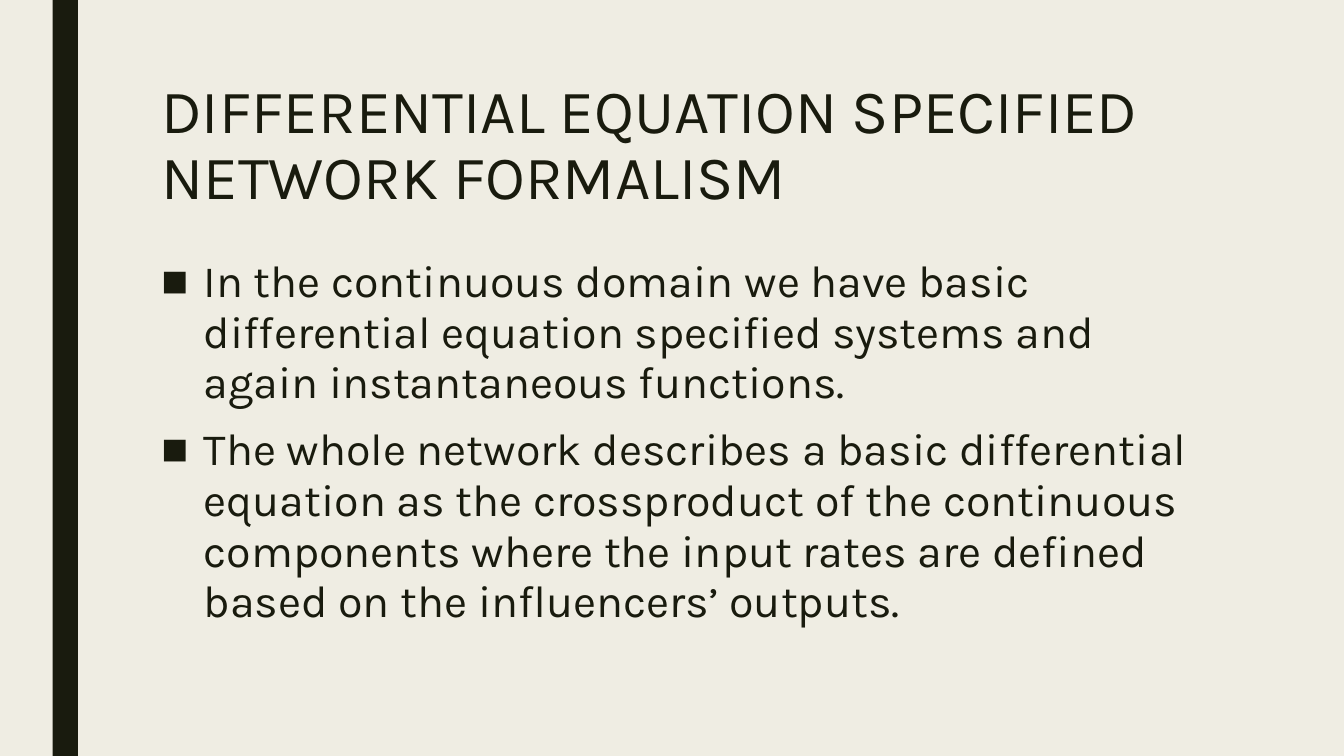
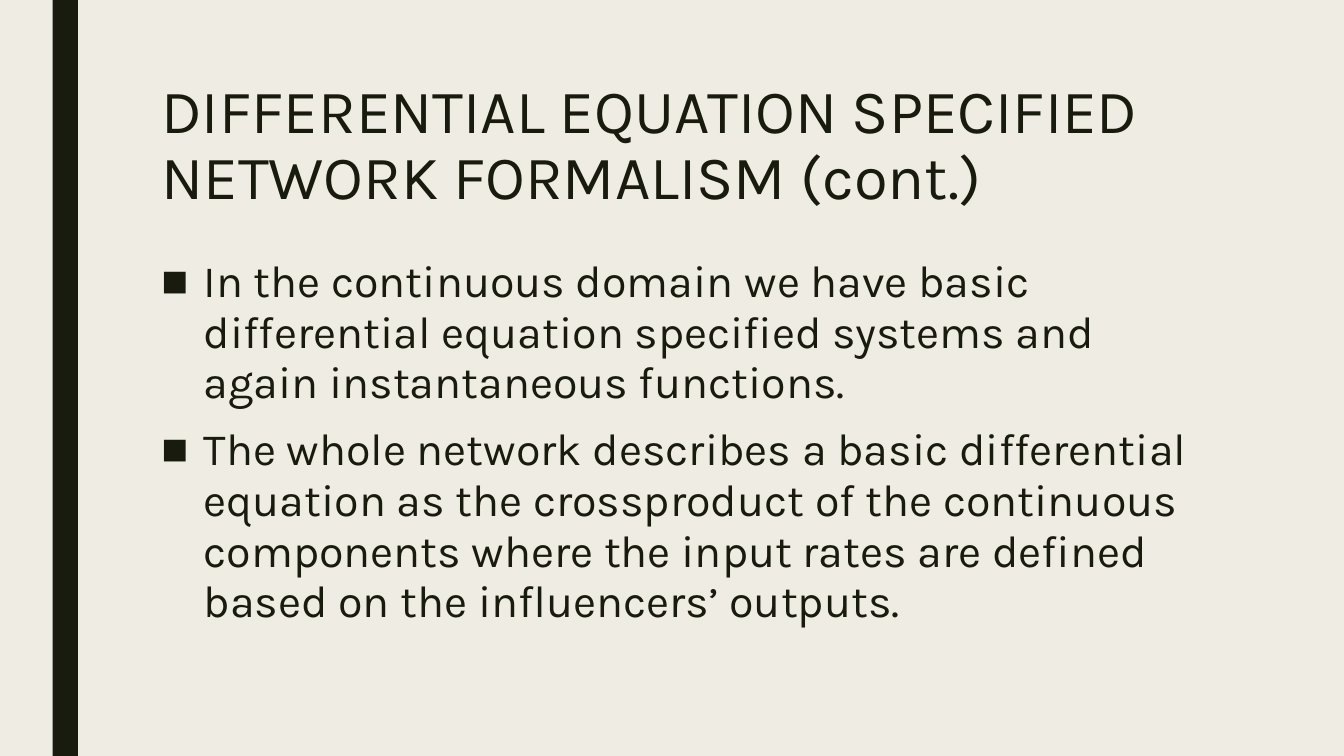
Before and after one commit to Z-Fikar/Tugas, a slide deck: slide 24 of Simulasi/Rangkum PPT/Chapter 7.pptx (slide 23 before the commit). Drawn at 1344x756 pixels with LibreOffice and Linux fonts; fonts in the diff are those of the drawing. Boxes give left, top, right and bottom in pixels: in the first picture for what was removed or moved away, otherwise in the second. Text is boxed around its words. In the diff, an @@ line names an element or a change of style, - is before the commit and + after.

```diff
--- a/Simulasi/Rangkum PPT/Chapter 7.pptx
+++ b/Simulasi/Rangkum PPT/Chapter 7.pptx
@@ title at (161,93,1138,206): text changed @@
-DIFFERENTIAL EQUATION SPECIFIED NETWORK FORMALISM
+DIFFERENTIAL EQUATION SPECIFIED NETWORK FORMALISM (cont.)
```
Also in this commit, not shown: 30 other slides changed, 1 slide added, 1 slide removed.
